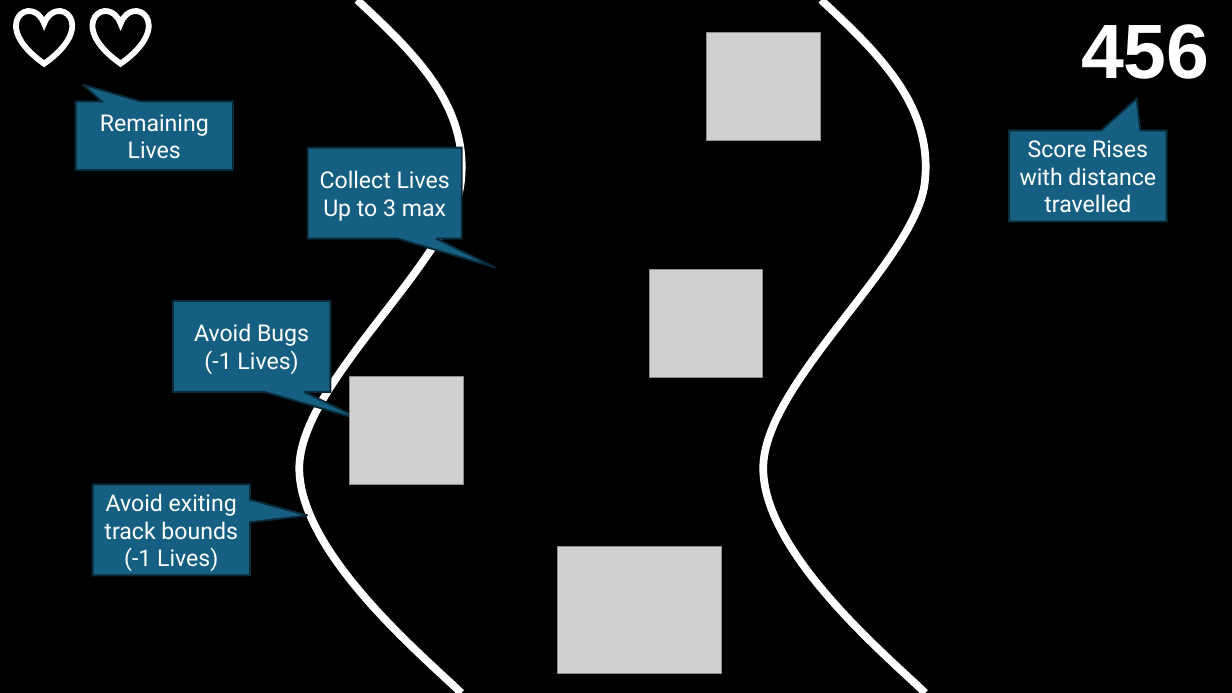
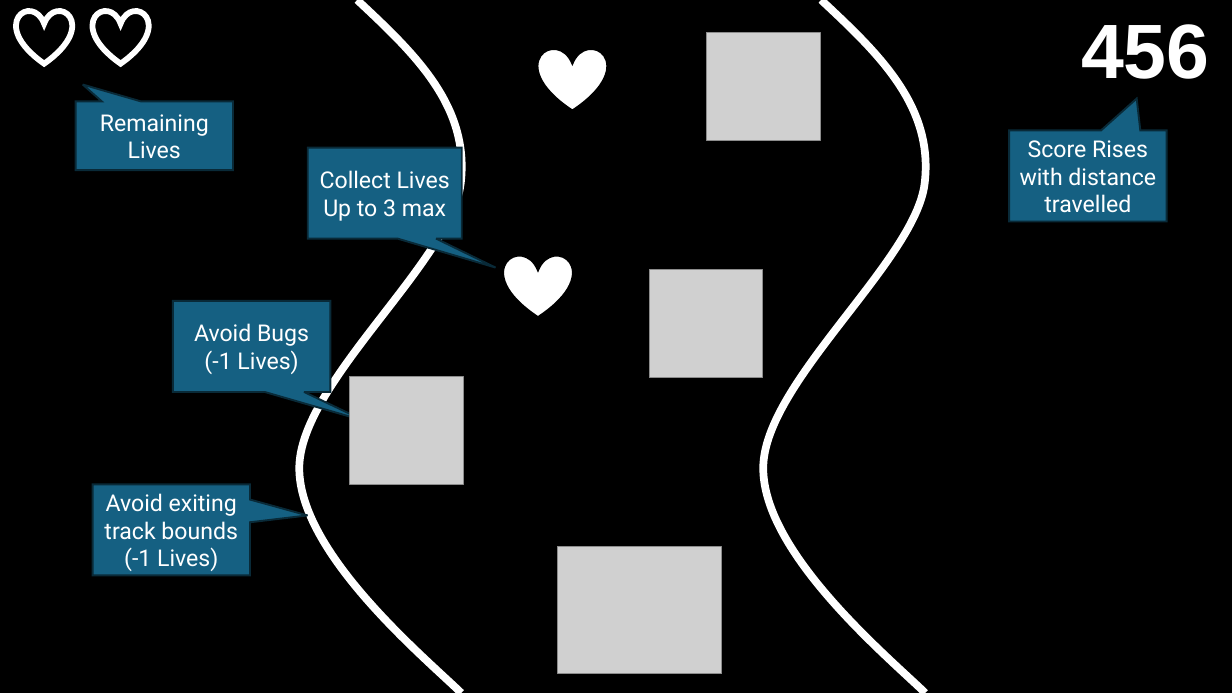
Before and after one commit to itay-mal/single_button_game, a slide deck: slide 1 of concept/concept.pptx. Drawn at 1232x693 pixels with LibreOffice and Linux fonts; fonts in the diff are those of the drawing; grey boxes stand for pictures. Boxes give left, top, right and bottom in pixels: in the first picture for what was removed or moved away, otherwise in the second. Text is boxed around its words. In the diff, an @@ line names an element or a change of style, - is before the commit and + after.

```diff
--- a/concept/concept.pptx
+++ b/concept/concept.pptx
@@ heart at (538, 48, 607, 110): fill #000000 to #FFFFFF @@
@@ heart at (504, 255, 573, 317): fill #000000 to #FFFFFF @@
```
Also in this commit, not shown: 1 other file.
